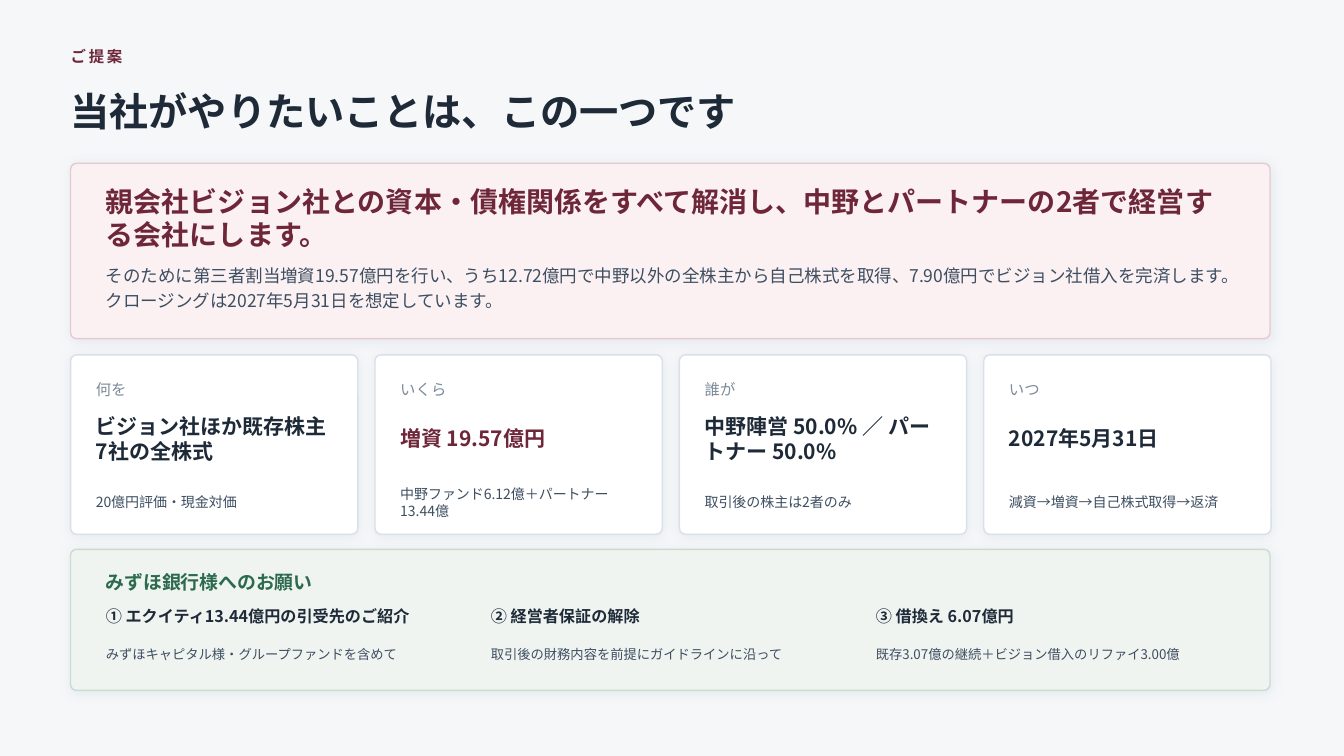
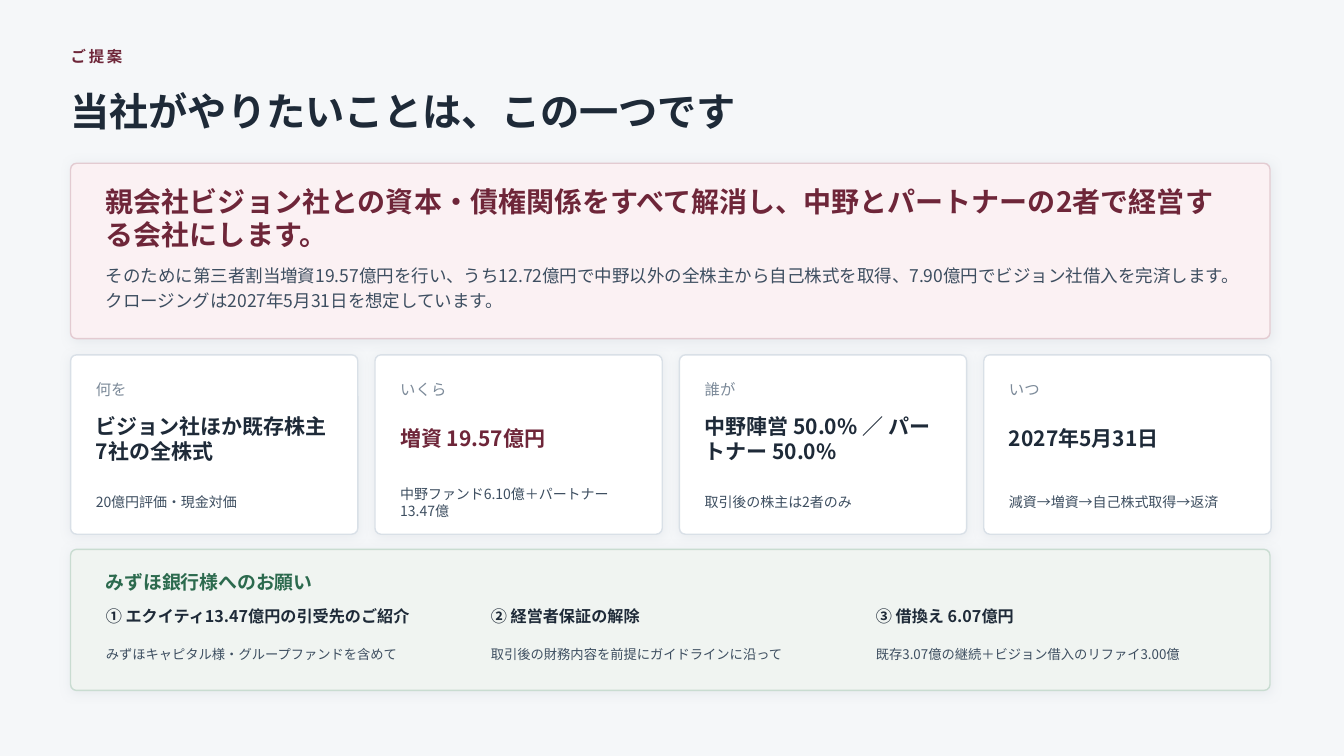
Before and after one commit to nakano-winebank/wine-auction, a slide deck: slide 2 of adval-mbo/あどばるMBO_ご提案_20260924.pptx. Drawn at 1344x756 pixels with LibreOffice and Linux fonts; fonts in the diff are those of the drawing. Boxes give left, top, right and bottom in pixels: in the first picture for what was removed or moved away, otherwise in the second. Text is boxed around its words. In the diff, an @@ line names an element or a change of style, - is before the commit and + after.

```diff
--- a/adval-mbo/あどばるMBO_ご提案_20260924.pptx
+++ b/adval-mbo/あどばるMBO_ご提案_20260924.pptx
@@ text at <box>400,487,608,517</box>: text changed @@
-中野ファンド6.12億＋パートナー13.44億
+中野ファンド6.10億＋パートナー13.47億
@@ text at <box>106,608,410,624</box>: text changed @@
-① エクイティ13.44億円の引受先のご紹介
+① エクイティ13.47億円の引受先のご紹介
```
Also in this commit, not shown: 4 other slides changed, 5 other files.
